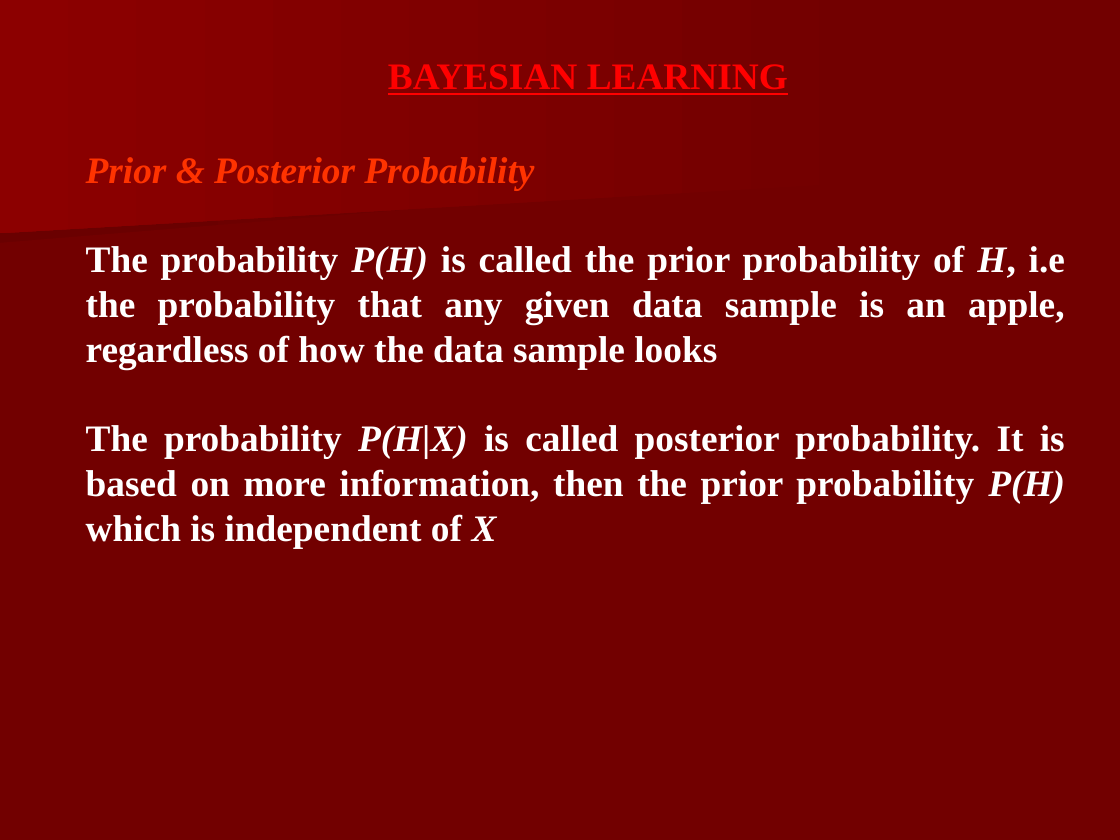
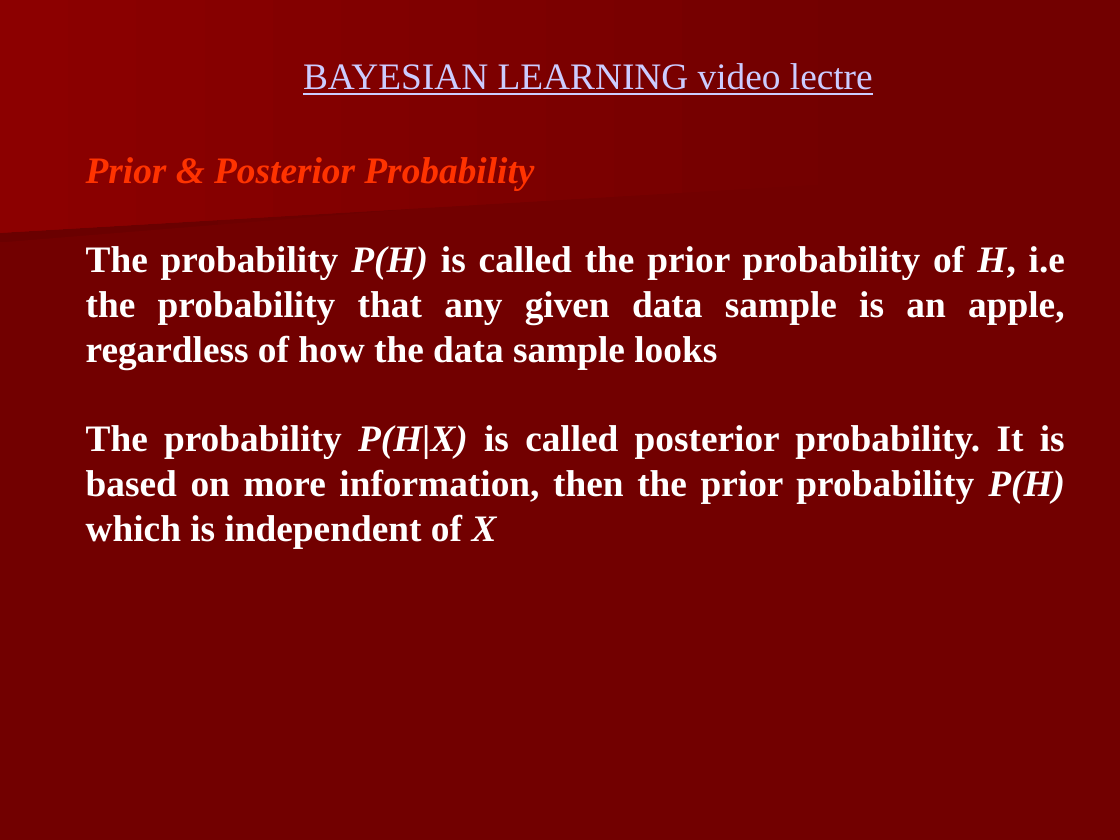
Before and after one commit to iffishells/Data-Warehousing-and--DataMining, a slide deck: slide 4 of Slides/L09.ppt. Drawn at 1120x840 pixels with LibreOffice and Linux fonts; fonts in the diff are those of the drawing. Boxes give left, top, right and bottom in pixels: in the first picture for what was removed or moved away, otherwise in the second. Text is boxed around its words. In the diff, an @@ line names an element or a change of style, - is before the commit and + after.

```diff
--- a/Slides/L09.ppt
+++ b/Slides/L09.ppt
@@ freeform shape at (0,0,887,233): outline redrawn @@
@@ text at (303,63,873,95): text changed; text colour #FF0000 to #CCCCFF; bold off @@
-BAYESIAN LEARNING
+BAYESIAN LEARNING video lectre
```
Also in this commit, not shown: 16 other slides changed, 2 slides added, 9 other files.
